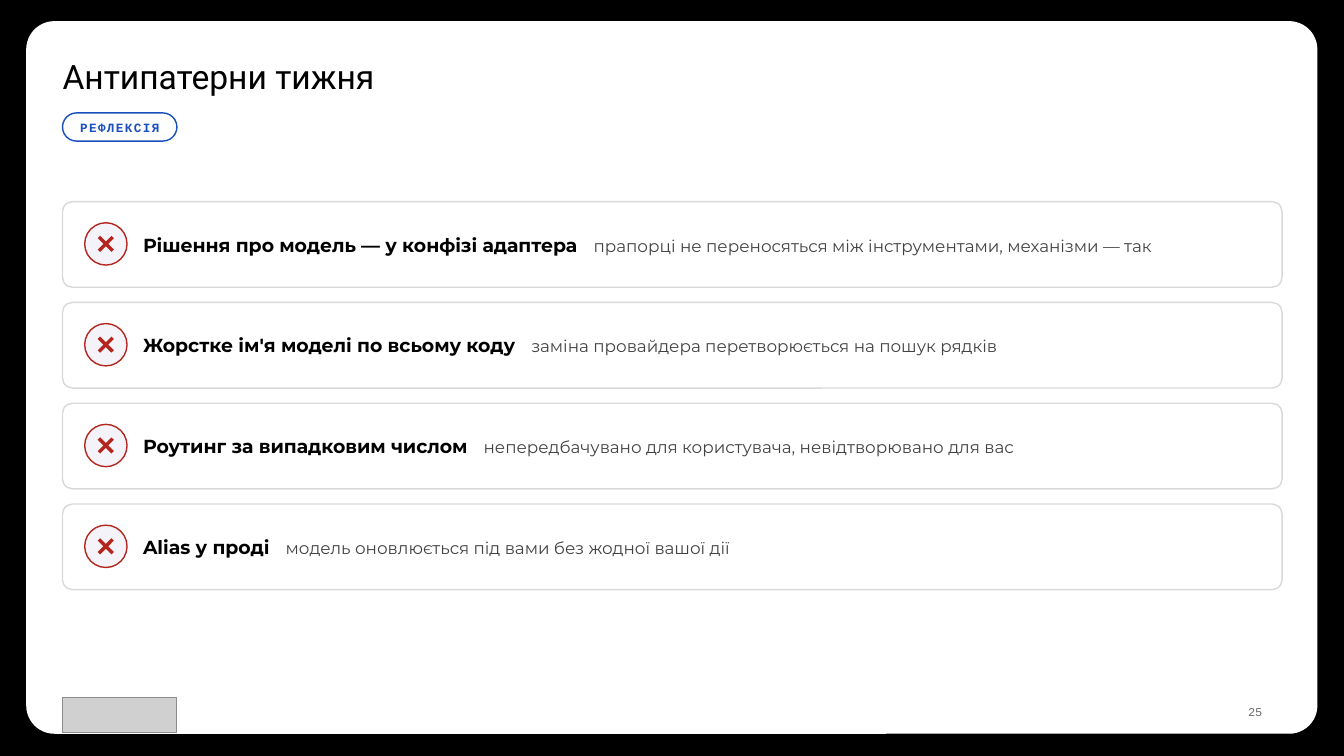
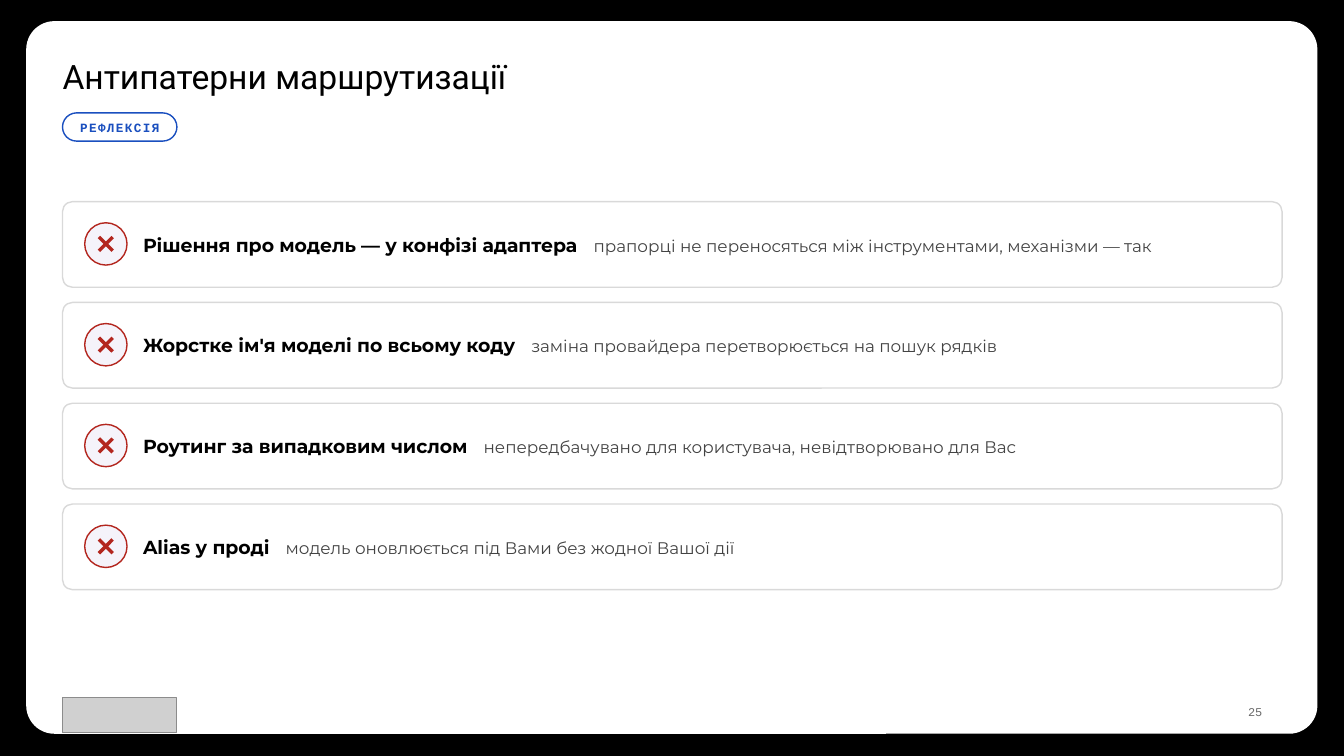
Before and after one commit to TarasFedorenkoFTV/llmops-bootcamp, a slide deck: slide 25 of docs/decks/L03.pptx. Drawn at 1344x756 pixels with LibreOffice and Linux fonts; fonts in the diff are those of the drawing; grey boxes stand for pictures; background and template pictures are left out. Boxes give left, top, right and bottom in pixels: in the first picture for what was removed or moved away, otherwise in the second. Text is boxed around its words. In the diff, an @@ line names an element or a change of style, - is before the commit and + after.

```diff
--- a/docs/decks/L03.pptx
+++ b/docs/decks/L03.pptx
@@ text at (63,64,506,96): text changed @@
-Антипатерни тижня
+Антипатерни маршрутизації
@@ text at (143,439,1016,457): text changed @@
-Роутинг за випадковим числом непередбачувано для користувача, невідтворювано для вас
+Роутинг за випадковим числом непередбачувано для користувача, невідтворювано для Вас
@@ text at (143,539,734,558): text changed @@
-Alias у проді модель оновлюється під вами без жодної вашої дії
+Alias у проді модель оновлюється під Вами без жодної Вашої дії
```
Also in this commit, not shown: 23 other slides changed, 50 other files.
